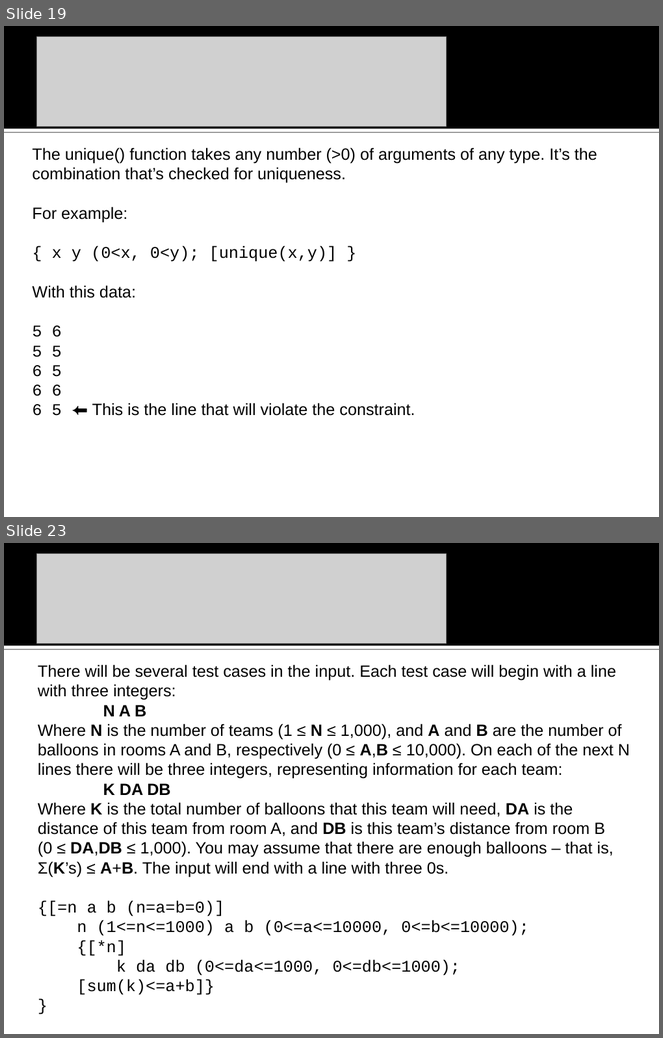
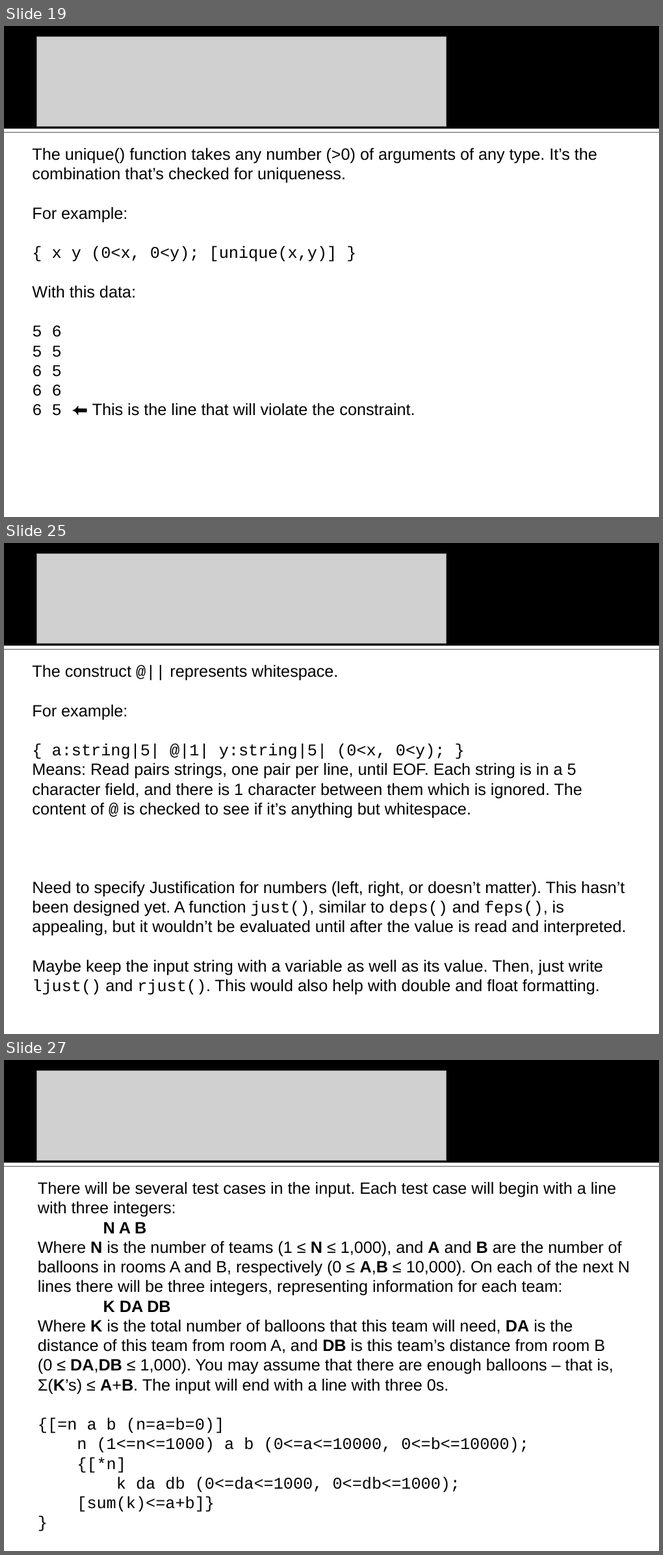
Before and after one commit to na-icpc/viva, a slide deck: Input Verifier/doc/VIVA vanbs Input Verification Assistant.ppt. Shown one above the other, each under a label of ours: slides 19 and 23 before the commit, slides 19, 25 and 27 after it; the slides between them are not shown. The pictures are 663x1038 and 663x1555 pixels, drawn with LibreOffice and Linux fonts; fonts in the diff are those of the drawing; grey boxes stand for pictures; background and template pictures are left out. Boxes give left, top, right and bottom in pixels: in the first picture for what was removed or moved away, otherwise in the second. Text is boxed around its words. In the diff, an @@ line names an element or a change of style, - is before the commit and + after.

Commit message:
Fixed some errors in the PPT. Also added the $ operator following a variable to get its token rather than its value, and fixed a bug or two.

```diff
--- a/Input Verifier/doc/VIVA vanbs Input Verification Assistant.ppt
+++ b/Input Verifier/doc/VIVA vanbs Input Verification Assistant.ppt
@@ slide 25 added at <box>4,543,659,1034</box>, background #FFFFFF; not listed: 2 template elements that a slide beside it also shows @@
@@ picture added at <box>36,554,446,644</box> @@
@@ text added at <box>32,665,626,995</box>, 18 pt, text #000000 @@
+The construct @|| represents whitespace.
+For example:
+{ a:string|5| @|1| y:string|5| (0<x, 0<y); }
+Means: Read pairs strings, one pair per line, until EOF. Each string is in a 5 character field, and there is 1 character between them which is ignored. The content of @ is checked to see if it’s anything but whitespace.
+Need to specify Justification for numbers (left, right, or doesn’t matter). This hasn’t been designed yet. A function just(), similar to deps() and feps(), is appealing, but it wouldn’t be evaluated until after the value is read and interpreted.
+Maybe keep the input string with a variable as well as its value. Then, just write ljust() and rjust(). This would also help with double and float formatting.
@@ what was slide 23 is now slide 27 @@
```
Also in this commit, not shown: 5 slides changed, 4 other slides added, 1 slide removed, 28 other files.
